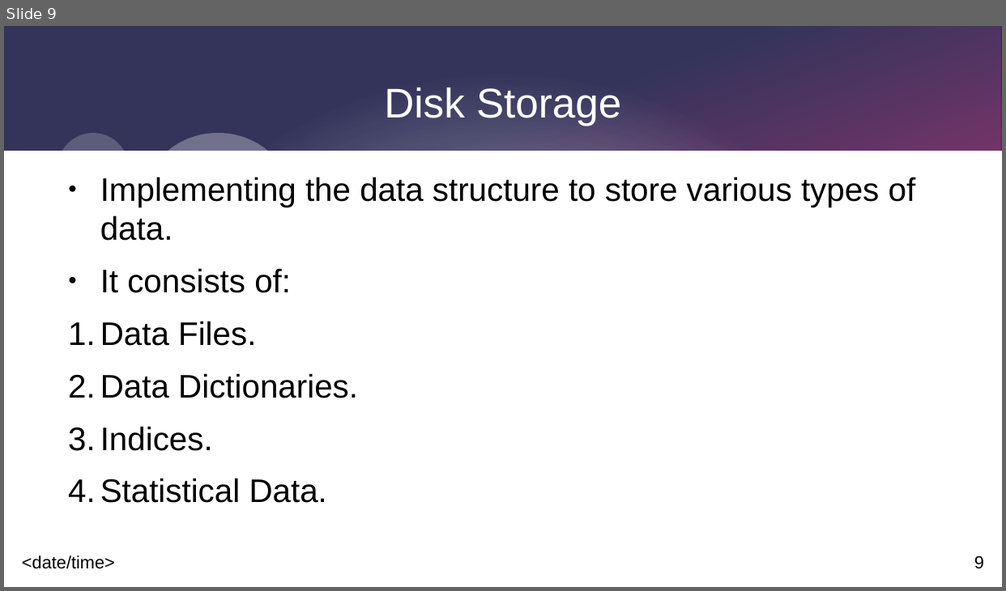
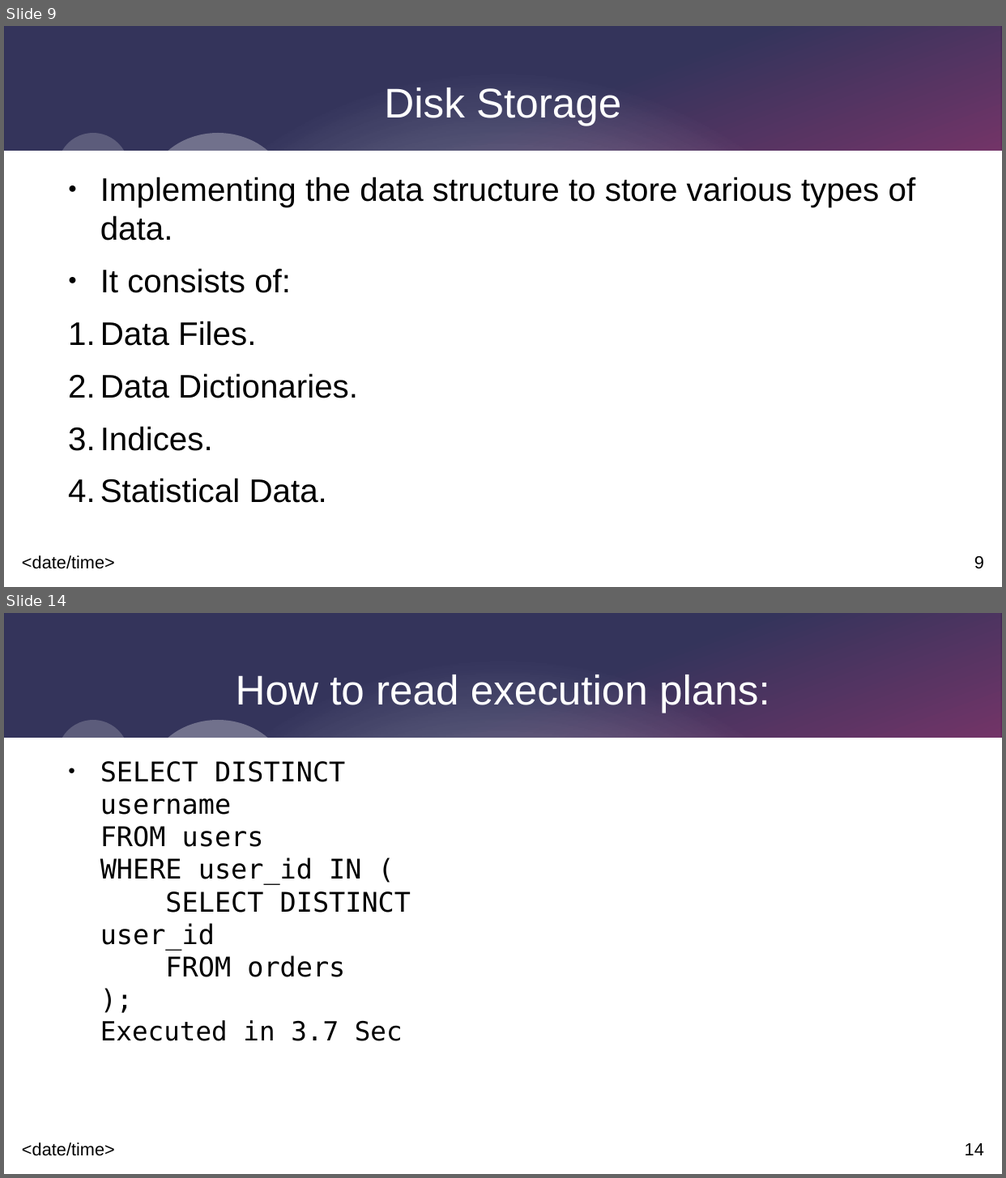
Before and after one commit to hamzaaldabe/QueryPerformanceAnalysis, a slide deck: QueryPerformanceAnalysis.odp. Shown one above the other, each under a label of ours: slide 9 before the commit, slides 9 and 14 after it; the slides between them are not shown. The pictures are 1006x591 and 1006x1178 pixels, drawn with LibreOffice and Linux fonts; fonts in the diff are those of the drawing. Boxes give left, top, right and bottom in pixels: in the first picture for what was removed or moved away, otherwise in the second. Text is boxed around its words. In the diff, an @@ line names an element or a change of style, - is before the commit and + after.

```diff
--- a/QueryPerformanceAnalysis.odp
+++ b/QueryPerformanceAnalysis.odp
@@ slide 14 added at [4, 613, 1002, 1174], background #FFFFFF; not listed: 9 template elements that a slide beside it also shows @@
@@ title added at [236, 675, 770, 713], 33 pt, text #FFFFFF @@
+How to read execution plans:
@@ text added at [100, 761, 411, 1041], 21.6 pt, text #000000 @@
+● SELECT DISTINCT username
+  FROM users
+  WHERE user_id IN (
+  SELECT DISTINCT user_id
+  FROM orders
+  );
+  Executed in 3.7 Sec
```
Also in this commit, not shown: 1 slide changed, 17 other slides added, 2 other files.
